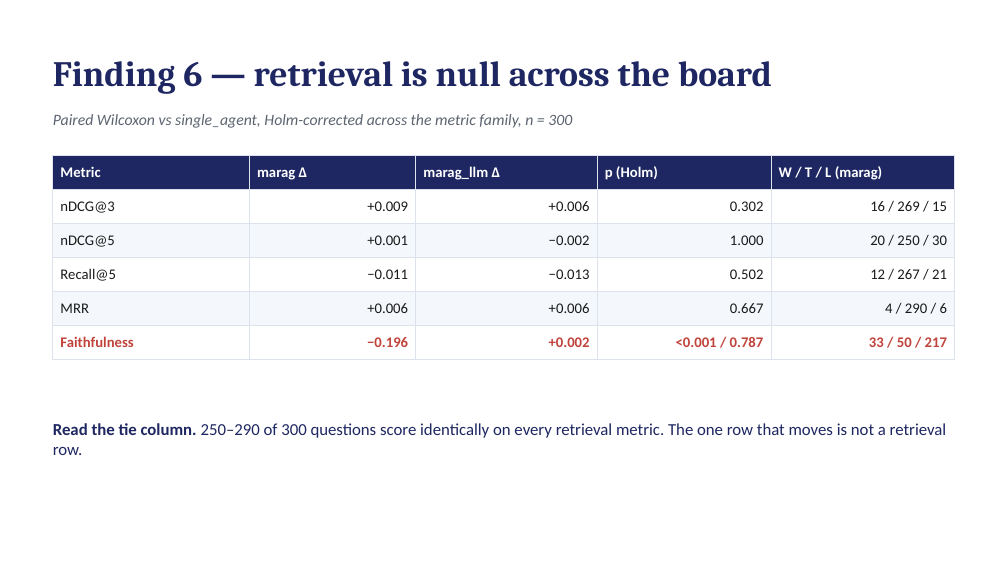
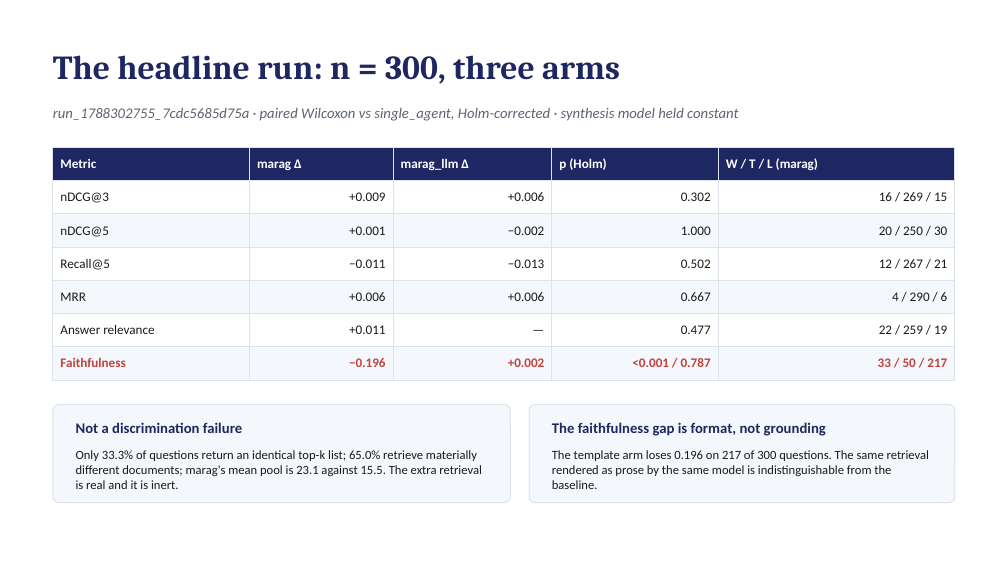
Before and after one commit to Shradhapujari/AMARA-An-Adaptive-Multi-Agent-RAG-Architecture-for-Software-Ecosystem-Update-Monitoring, a slide deck: slide 9 of slides/2026-09-03-week2-implementation-review.pptx (slide 3 before the commit). Drawn at 1008x567 pixels with LibreOffice and Linux fonts; fonts in the diff are those of the drawing. Boxes give left, top, right and bottom in pixels: in the first picture for what was removed or moved away, otherwise in the second. Text is boxed around its words. In the diff, an @@ line names an element or a change of style, - is before the commit and + after.

```diff
--- a/slides/2026-09-03-week2-implementation-review.pptx
+++ b/slides/2026-09-03-week2-implementation-review.pptx
@@ text added at [53, 55, 620, 84], 32 pt, text #1E2761, bold @@
+The headline run: n = 300, three arms
@@ text removed at [53, 61, 772, 94] @@
-Finding 6 — retrieval is null across the board
@@ text at [53, 108, 738, 121]: text changed; size 15 to 14 pt @@
-Paired Wilcoxon vs single_agent, Holm-corrected across the metric family, n = 300
+run_1788302755_7cdc5685d75a · paired Wilcoxon vs single_agent, Holm-corrected · synthesis model held constant
@@ table at [53, 147, 955, 371] @@
+row 6: Answer relevance | +0.011 | — | 0.477 | 22 / 259 / 19
@@ table: place and size @@
-table at [53, 155, 955, 351]
+table at [53, 147, 955, 371]
@@ rounded rectangle added at [53, 405, 510, 503], fill #F4F7FB, outline #DDE3EC 1 pt @@
@@ rounded rectangle added at [529, 405, 955, 503], fill #F4F7FB, outline #DDE3EC 1 pt @@
@@ text removed at [53, 423, 947, 455] @@
-Read the tie column. 250–290 of 300 questions score identically on every retrieval metric. The one row that moves is not a retrieval row.
@@ text added at [76, 422, 242, 433], 14 pt, text #1E2761, bold @@
+Not a discrimination failure
@@ text added at [552, 422, 826, 436], 14 pt, text #1E2761, bold @@
+The faithfulness gap is format, not grounding
@@ text added at [76, 450, 482, 489], 12 pt, text #1A1A1A @@
+Only 33.3% of questions return an identical top-k list; 65.0% retrieve materially different documents; marag's mean pool is 23.1 against 15.5. The extra retrieval is real and it is inert.
@@ text added at [552, 450, 929, 489], 12 pt, text #1A1A1A @@
+The template arm loses 0.196 on 217 of 300 questions. The same retrieval rendered as prose by the same model is indistinguishable from the baseline.
```
Also in this commit, not shown: 3 other slides changed, 12 slides added, 4 slides removed, 2 other files.
